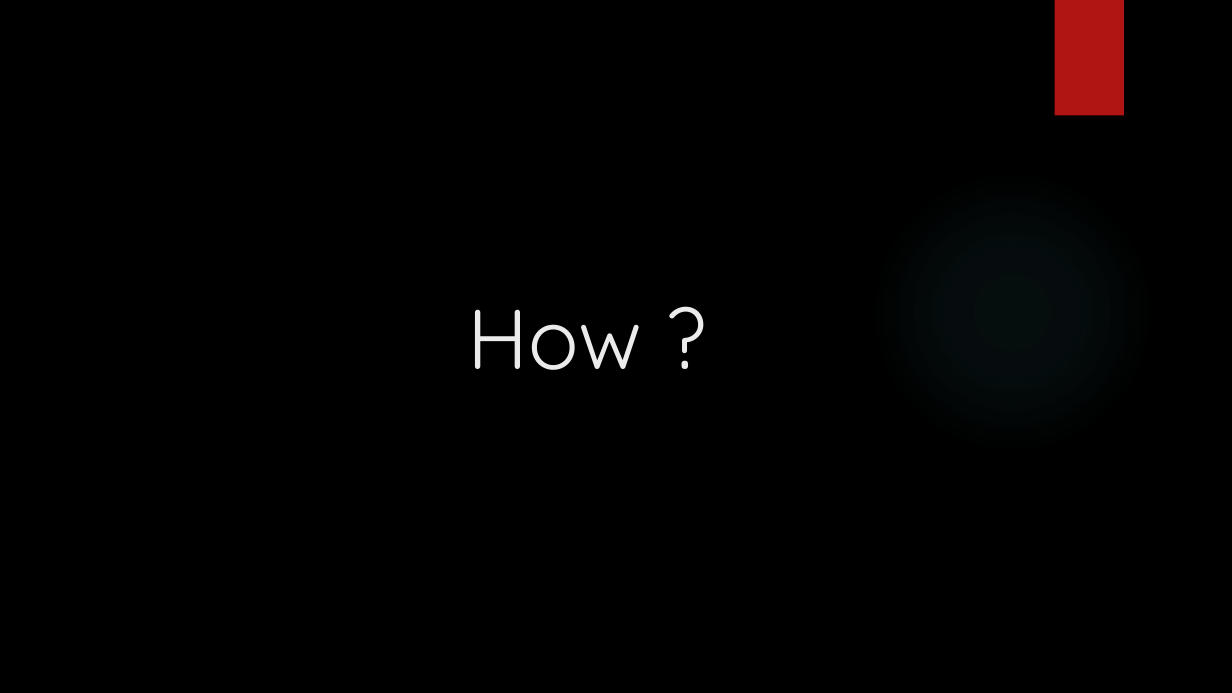
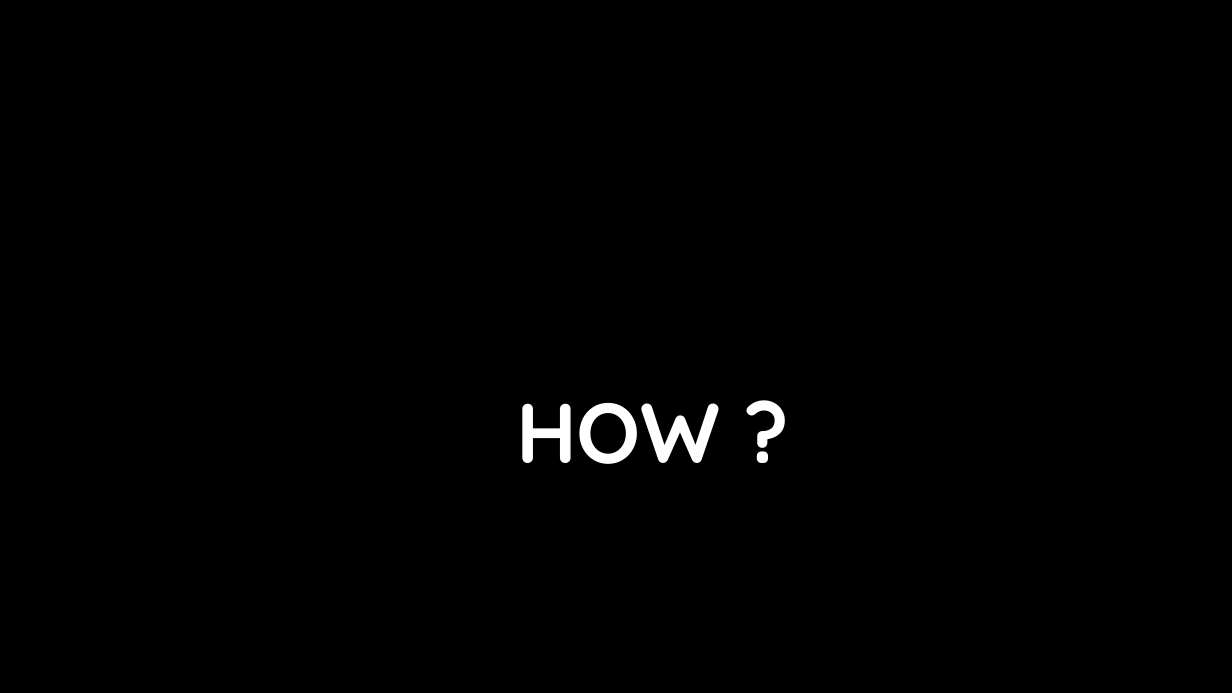
Before and after one commit to LukeHerbst/autocheckout_yolo, a slide deck: slide 5 of AI Automated checkout [Autosaved].pptx (slide 4 before the commit). Drawn at 1232x693 pixels with LibreOffice and Linux fonts; fonts in the diff are those of the drawing; background and template pictures are left out. Boxes give left, top, right and bottom in pixels: in the first picture for what was removed or moved away, otherwise in the second. Text is boxed around its words. In the diff, an @@ line names an element or a change of style, - is before the commit and + after.

```diff
--- a/AI Automated checkout [Autosaved].pptx
+++ b/AI Automated checkout [Autosaved].pptx
@@ rectangle removed at [1055, 0, 1124, 116] @@
@@ title "HOW ?" at [516, 403, 721, 464]: vertical alignment top to middle @@
@@ title at [516, 403, 721, 464]: text changed; text colour #EBEBEB to #FFFFFF; bold on @@
-How ?
+HOW ?
```
Also in this commit, not shown: 11 other slides changed, 7 slides added, 4 slides removed, 5 other files.
